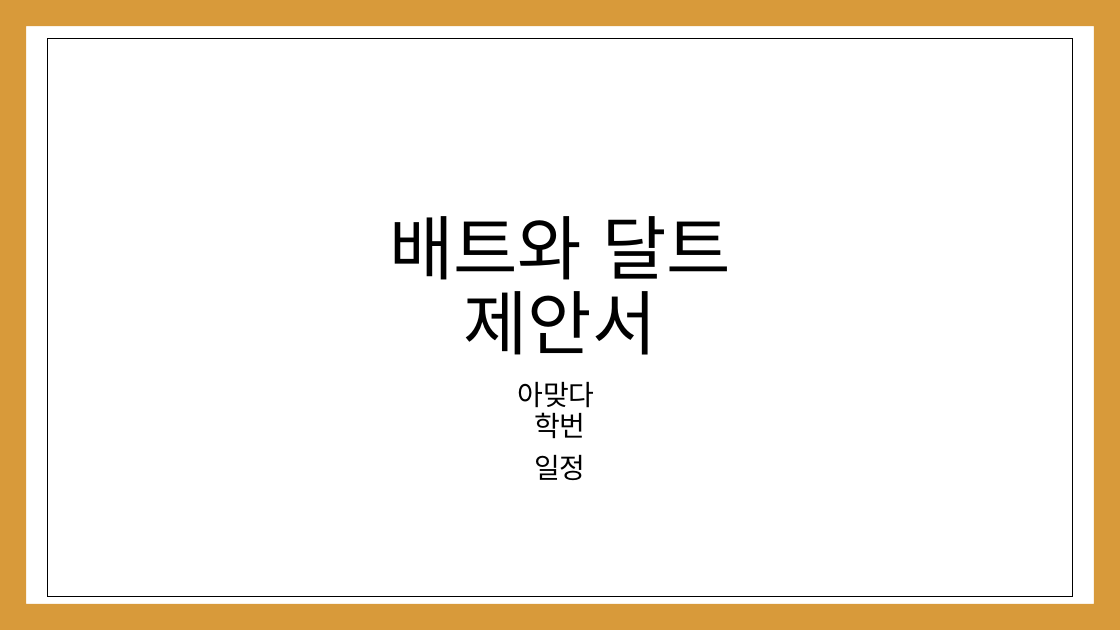
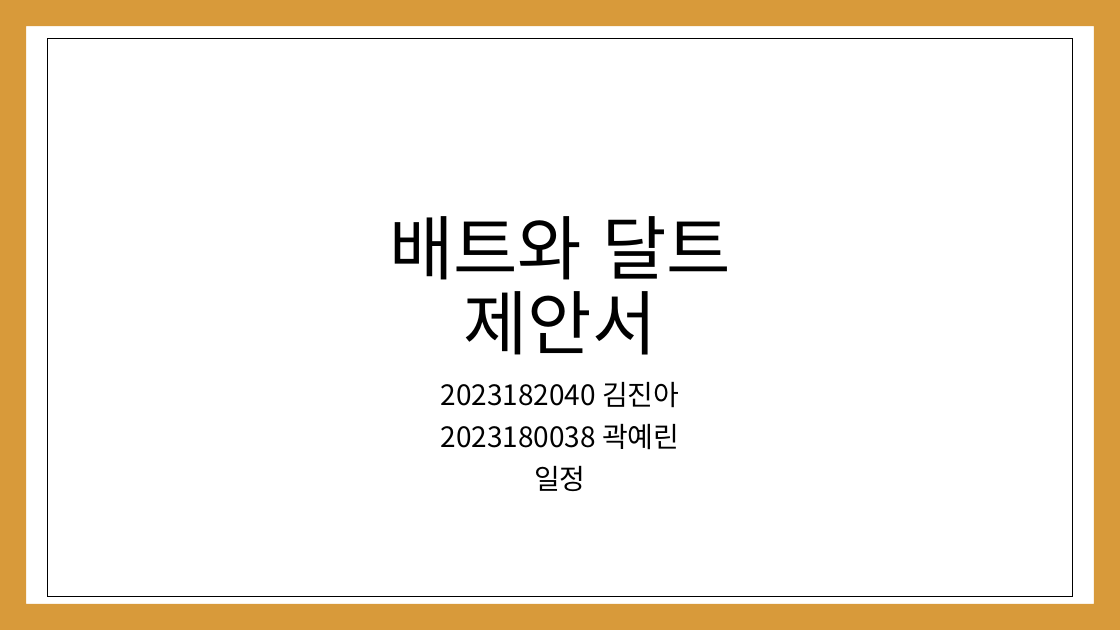
Before and after one commit to kwakyerin/2026_Graduation_Project, a slide deck: slide 1 of documents/HyunahKwon/01_works/01_designing/03_for_pt_professor/3차_배트와달트_정식제안서.pptx. Drawn at 1120x630 pixels with LibreOffice and Linux fonts; fonts in the diff are those of the drawing. Boxes give left, top, right and bottom in pixels: in the first picture for what was removed or moved away, otherwise in the second. Text is boxed around its words. In the diff, an @@ line names an element or a change of style, - is before the commit and + after.

```diff
--- a/documents/HyunahKwon/01_works/01_designing/03_for_pt_professor/3차_배트와달트_정식제안서.pptx
+++ b/documents/HyunahKwon/01_works/01_designing/03_for_pt_professor/3차_배트와달트_정식제안서.pptx
@@ subtitle at (440,381,679,450): text changed @@
-아맞다
-학번
+2023182040 김진아
+2023180038 곽예린
```
Also in this commit, not shown: 1 other slide changed, 5 other files.
